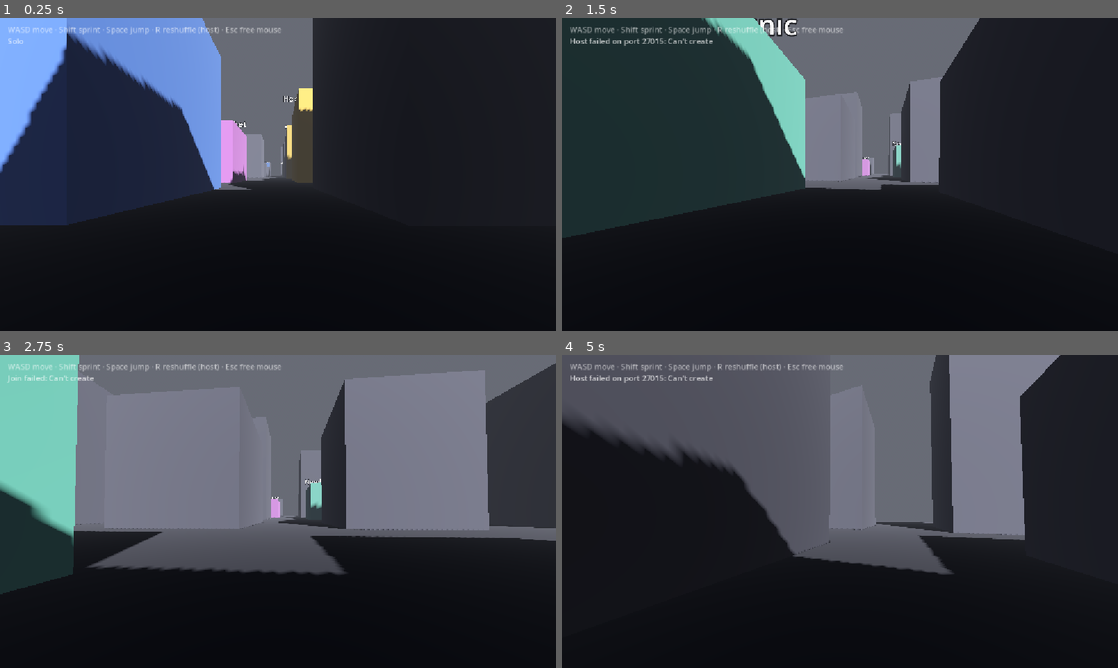
Above: before the commit, frames 1-4 (two rows, left to right).
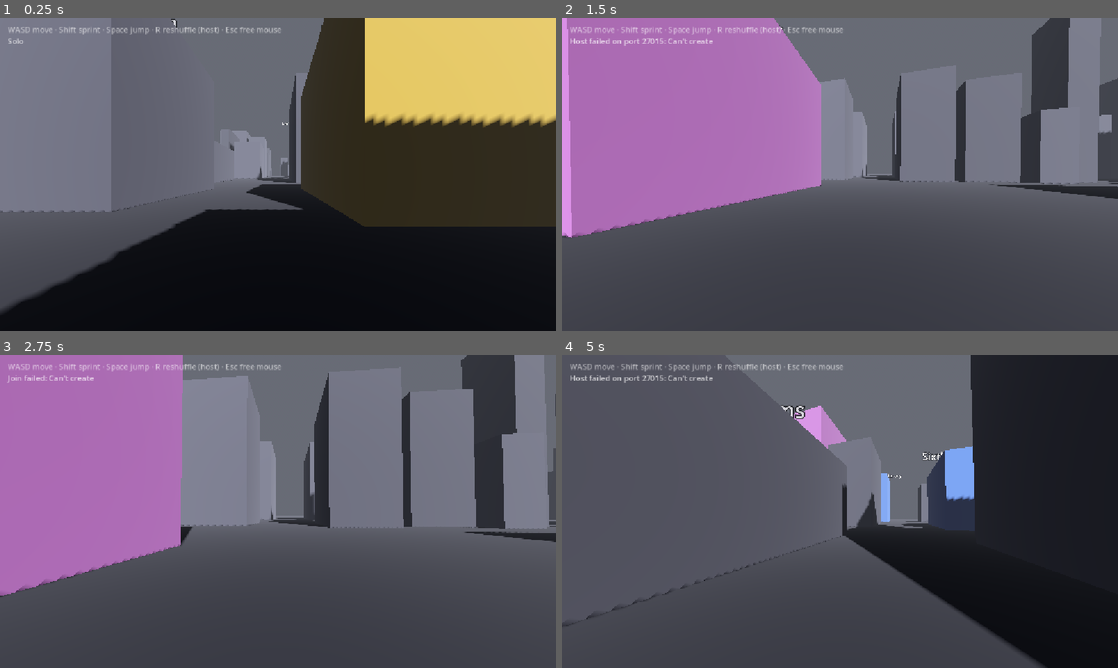
Above: after the commit, the same moments.

Repository: daohhuynh/homeless
Game: Godot game, scene res://main.tscn
Two runs of this game, one before a commit and one after it. Both use one fixed random seed, a clock stepped at 60 frames per second and the inputs below.
Inputs (mouse positions are in pixels of both pictures, inside the frame that each line leads up to):
- Up to frame 1 (0.25 s): no input
- Up to frame 2 (1.5 s): tap Enter at 0.5 s; move the mouse to (867, 174) at 0.52 s; hold W from 0.53 s (still down); tap R at 0.6 s; tap Space at 0.77 s; move the mouse to (812, 174) at 1.27 s; tap H at 1.35 s
- Up to frame 3 (2.75 s): keep holding W; tap Space at 1.52 s; move the mouse to (289, 505) at 2.02 s; tap J at 2.1 s
- Up to frame 4 (5 s): keep holding W; move the mouse to (834, 517) at 2.77 s; tap Shift at 2.85 s; tap Space at 3.02, 3.77, 4.52 s; move the mouse to (878, 514) at 3.52 s; tap R at 3.6 s; move the mouse to (795, 508) at 4.27 s; tap H at 4.35 s

The runs differ from the first frame. In frame 1, 50% of the frame differs, in the area x 0-100%, y 0-95%; in frame 2, 87%, in the area x 0-100%, y 0-100%; in frame 3, 69%; in frame 4, 51%.

Commit message:
city gen

Diff:
--- a/city.gd
+++ b/city.gd
@@ -7,23 +7,22 @@
 ## Array.shuffle() deliberately is not used: it draws from the global RNG,
 ## which is not seeded, and would put different locations on different blocks
 ## for every player.
+##
+## Structure: a grid of rectangular blocks, each column and row drawing its own
+## size. Every block is sliced along its width into lots; a lot may be vacant,
+## and a building may span two adjacent lots. At most one named location per
+## block, so landmarks stay spread out instead of clustering.
 
 var is_built := false
 
 var _rng := RandomNumberGenerator.new()
 var _spawn_points: Array[Vector3] = []
 
-## Block pitch: one buildable cell plus the street on one side of it.
-func _pitch() -> float:
-	return Config.CELL_SIZE + Config.STREET_WIDTH
-
-func _span() -> float:
-	return _pitch() * Config.GRID_SIZE
-
-## Center of block (x, z) in world space.
-func _cell_center(x: int, z: int) -> Vector3:
-	var origin := -_span() * 0.5 + Config.STREET_WIDTH * 0.5 + Config.CELL_SIZE * 0.5
-	return Vector3(origin + x * _pitch(), 0.0, origin + z * _pitch())
+# Per-column and per-row block geometry, in centered world coordinates.
+var _col_x: Array[float] = []   # min X edge of each column
+var _col_w: Array[float] = []
+var _row_z: Array[float] = []   # min Z edge of each row
+var _row_d: Array[float] = []
 
 func build(city_seed: int) -> void:
 	# Detach before freeing: queue_free() is deferred, so the old city would
@@ -32,11 +31,161 @@
 		remove_child(child)
 		child.queue_free()
 	_rng.seed = city_seed
+	_build_grid()
 	_build_ground()
 	_build_blocks()
 	_build_spawn_points()
 	is_built = true
 
+# --- Grid -------------------------------------------------------------------
+## Lay out column widths and row depths, then center the whole thing on origin.
+func _build_grid() -> void:
+	_col_x.clear()
+	_col_w.clear()
+	_row_z.clear()
+	_row_d.clear()
+
+	var x := 0.0
+	for i in Config.GRID_SIZE:
+		var w := _rng.randf_range(Config.BLOCK_MIN_WIDTH, Config.BLOCK_MAX_WIDTH)
+		_col_x.append(x)
+		_col_w.append(w)
+		x += w + Config.STREET_WIDTH
+	var total_x := x - Config.STREET_WIDTH
+
+	var z := 0.0
+	for i in Config.GRID_SIZE:
+		var d := _rng.randf_range(Config.BLOCK_MIN_DEPTH, Config.BLOCK_MAX_DEPTH)
+		_row_z.append(z)
+		_row_d.append(d)
+		z += d + Config.STREET_WIDTH
+	var total_z := z - Config.STREET_WIDTH
+
+	for i in Config.GRID_SIZE:
+		_col_x[i] -= total_x * 0.5
+		_row_z[i] -= total_z * 0.5
+
+func _extent() -> float:
+	var x := _col_x[Config.GRID_SIZE - 1] + _col_w[Config.GRID_SIZE - 1]
+	var z := _row_z[Config.GRID_SIZE - 1] + _row_d[Config.GRID_SIZE - 1]
+	return maxf(x, z) * 2.0
+
+# --- Blocks and lots --------------------------------------------------------
+func _build_blocks() -> void:
+	var total := Config.GRID_SIZE * Config.GRID_SIZE
+
+	var landmarks: Array[Dictionary] = []
+	for row in Config.LOCATIONS:
+		landmarks.append(row)
+	_shuffle(landmarks)
+
+	# Scatter the named locations across distinct blocks.
+	var order: Array[int] = []
+	for i in total:
+		order.append(i)
+	_shuffle(order)
+	var landmark_of := {}
+	for i in mini(landmarks.size(), total):
+		landmark_of[order[i]] = landmarks[i]
+
+	var index := 0
+	for cx in Config.GRID_SIZE:
+		for cz in Config.GRID_SIZE:
+			_build_block(cx, cz, landmark_of.get(index, {}))
+			index += 1
+
+func _build_block(cx: int, cz: int, landmark: Dictionary) -> void:
+	var block_x := _col_x[cx]
+	var block_z := _row_z[cz]
+	var width := _col_w[cx]
+	var depth := _row_d[cz]
+
+	var slots := _slice_into_lots(width)
+	if slots.is_empty():
+		return
+
+	# The landmark takes the widest lot and is never left vacant. A named
+	# location that lost a coin flip or came out a sliver would vanish from the
+	# city entirely, and the game is about finding these places.
+	var landmark_slot := -1
+	if not landmark.is_empty():
+		landmark_slot = 0
+		for i in slots.size():
+			if slots[i].y > slots[landmark_slot].y:
+				landmark_slot = i
+
+	for i in slots.size():
+		var is_landmark := i == landmark_slot
+		var row: Dictionary = landmark if is_landmark \
+			else {"name": _filler_name(), "kind": "block"}
+		var vacant := _rng.randf() < Config.LOT_EMPTY_CHANCE
+		if vacant and not is_landmark:
+			continue
+		_build_on_lot(row, block_x + slots[i].x, slots[i].y, block_z, depth, is_landmark)
+
+## Slice the block width into lots of varying width, merging some adjacent
+## pairs so a building can span two. Returns Vector2(offset, width) per slot.
+func _slice_into_lots(width: float) -> Array[Vector2]:
+	var count := _rng.randi_range(Config.LOTS_MIN, Config.LOTS_MAX)
+
+	var weights: Array[float] = []
+	var total_weight := 0.0
+	for i in count:
+		var w := _rng.randf_range(Config.LOT_WEIGHT_MIN, Config.LOT_WEIGHT_MAX)
+		weights.append(w)
+		total_weight += w
+
+	# Cumulative lot boundaries across the block.
+	var edges: Array[float] = [0.0]
+	var running := 0.0
+	for i in count:
+		running += width * weights[i] / total_weight
+		edges.append(running)
+
+	var slots: Array[Vector2] = []
+	var i := 0
+	while i < count:
+		var span := 1
+		if i + 1 < count and _rng.randf() < Config.LOT_MERGE_CHANCE:
+			span = 2
+		slots.append(Vector2(edges[i], edges[i + span] - edges[i]))
+		i += span
+	return slots
+
+## Place one building inside a lot: inset from the lot lines on each side, set
+## back independently from the two street frontages.
+func _build_on_lot(row: Dictionary, lot_x: float, lot_width: float,
+		block_z: float, block_depth: float, required: bool = false) -> void:
+	var gap_left := _rng.randf_range(Config.LOT_SIDE_GAP_MIN, Config.LOT_SIDE_GAP_MAX)
+	var gap_right := _rng.randf_range(Config.LOT_SIDE_GAP_MIN, Config.LOT_SIDE_GAP_MAX)
+	var build_width := lot_width - gap_left - gap_right
+
+	var front := _rng.randf_range(Config.SETBACK_FRONT_MIN, Config.SETBACK_FRONT_MAX)
+	var rear := _rng.randf_range(Config.SETBACK_REAR_MIN, Config.SETBACK_REAR_MAX)
+	var build_depth := block_depth - front - rear
+
+	# A sliver reads as a glitch; leave the lot vacant instead. A required
+	# building (a named location) instead gives up its gaps to fit.
+	if build_width < Config.LOT_MIN_BUILD_WIDTH:
+		if not required:
+			return
+		build_width = minf(Config.LOT_MIN_BUILD_WIDTH, lot_width)
+		gap_left = (lot_width - build_width) * 0.5
+	if build_depth < Config.LOT_MIN_BUILD_DEPTH:
+		if not required:
+			return
+		build_depth = minf(Config.LOT_MIN_BUILD_DEPTH, block_depth)
+		front = (block_depth - build_depth) * 0.5
+
+	var height := _rng.randf_range(Config.BUILDING_MIN_HEIGHT, Config.BUILDING_MAX_HEIGHT)
+	var center := Vector3(
+		lot_x + gap_left + build_width * 0.5,
+		0.0,
+		block_z + front + build_depth * 0.5
+	)
+	_build_building(row, center, Vector3(build_width, height, build_depth))
+
+# --- Spawns -----------------------------------------------------------------
 ## Distinct street intersections, ordered deterministically so every machine
 ## agrees on which player starts where.
 func spawn_point(index: int) -> Vector3:
@@ -50,19 +199,19 @@
 
 func _build_spawn_points() -> void:
 	var candidates: Array[Vector3] = []
-	var offset := _pitch() * 0.5
-	# Intersections sit between cells, so index 1..GRID_SIZE-1.
+	var half_street := Config.STREET_WIDTH * 0.5
+	# Intersections sit between blocks, so index 1..GRID_SIZE-1.
 	for x in range(1, Config.GRID_SIZE):
 		for z in range(1, Config.GRID_SIZE):
-			var corner := _cell_center(x, z)
 			candidates.append(Vector3(
-				corner.x - offset, Config.PLAYER_HEIGHT, corner.z - offset
+				_col_x[x] - half_street, Config.PLAYER_HEIGHT, _row_z[z] - half_street
 			))
 	_shuffle(candidates)
 	_spawn_points = candidates
 
+# --- Geometry ---------------------------------------------------------------
 func _build_ground() -> void:
-	var size := _span() + Config.GROUND_MARGIN
+	var size := _extent() + Config.GROUND_MARGIN
 
 	var body := StaticBody3D.new()
 	body.name = "Ground"
@@ -85,58 +234,7 @@
 	shape.position.y = -0.5
 	body.add_child(shape)
 
-func _build_blocks() -> void:
-	var rows := _shuffled_rows(Config.GRID_SIZE * Config.GRID_SIZE)
-	var i := 0
-	for x in Config.GRID_SIZE:
-		for z in Config.GRID_SIZE:
-			var row: Dictionary = rows[i]
-			i += 1
-			if row.is_empty():
-				continue  # empty lot
-			_build_building(row, _cell_center(x, z))
-
-## One row per grid cell: every named location appears exactly once, the rest
-## are plausible filler, and some cells are empty lots (an empty Dictionary).
-func _shuffled_rows(count: int) -> Array[Dictionary]:
-	var rows: Array[Dictionary] = []
-	for row in Config.LOCATIONS:
-		rows.append(row)
-	_shuffle(rows)
-	if rows.size() > count:
-		rows.resize(count)
-
-	while rows.size() < count:
-		if _rng.randf() < Config.EMPTY_LOT_CHANCE:
-			rows.append({})
-		else:
-			rows.append({"name": _filler_name(), "kind": "block"})
-
-	# Named locations were front-loaded above; shuffle again so they scatter.
-	_shuffle(rows)
-	return rows
-
-## Seeded Fisher-Yates. See the note at the top about Array.shuffle().
-func _shuffle(arr: Array) -> void:
-	for i in range(arr.size() - 1, 0, -1):
-		var j := _rng.randi_range(0, i)
-		var tmp = arr[i]
-		arr[i] = arr[j]
-		arr[j] = tmp
-
-func _filler_name() -> String:
-	var prefix: String = Config.FILLER_PREFIX[_rng.randi() % Config.FILLER_PREFIX.size()]
-	var suffix: String = Config.FILLER_SUFFIX[_rng.randi() % Config.FILLER_SUFFIX.size()]
-	return "%s %s" % [prefix, suffix]
-
-func _build_building(row: Dictionary, center: Vector3) -> void:
-	var footprint := Vector2(
-		Config.CELL_SIZE - _rng.randf_range(Config.BUILDING_MIN_INSET, Config.BUILDING_MAX_INSET),
-		Config.CELL_SIZE - _rng.randf_range(Config.BUILDING_MIN_INSET, Config.BUILDING_MAX_INSET)
-	)
-	var height := _rng.randf_range(Config.BUILDING_MIN_HEIGHT, Config.BUILDING_MAX_HEIGHT)
-	var size := Vector3(footprint.x, height, footprint.y)
-
+func _build_building(row: Dictionary, center: Vector3, size: Vector3) -> void:
 	var body := StaticBody3D.new()
 	body.name = str(row["name"]).validate_node_name()
 	body.position = center
@@ -150,17 +248,17 @@
 	var base: Color = Config.KIND_COLORS[row["kind"]]
 	mat.albedo_color = base.lerp(Color.BLACK, _rng.randf_range(0.0, 0.2))
 	mesh.material_override = mat
-	mesh.position.y = height * 0.5
+	mesh.position.y = size.y * 0.5
 	body.add_child(mesh)
 
 	var shape := CollisionShape3D.new()
 	var box_shape := BoxShape3D.new()
 	box_shape.size = size
 	shape.shape = box_shape
-	shape.position.y = height * 0.5
+	shape.position.y = size.y * 0.5
 	body.add_child(shape)
 
-	body.add_child(_build_sign(row, height))
+	body.add_child(_build_sign(row, size.y))
 
 func _build_sign(row: Dictionary, height: float) -> Label3D:
 	var is_landmark: bool = row["kind"] != "block"
@@ -183,3 +281,17 @@
 	label.visibility_range_end_margin = range_end * 0.2
 	label.position.y = height + Config.LABEL_HEIGHT_ABOVE_ROOF
 	return label
+
+# --- Helpers ----------------------------------------------------------------
+## Seeded Fisher-Yates. See the note at the top about Array.shuffle().
+func _shuffle(arr: Array) -> void:
+	for i in range(arr.size() - 1, 0, -1):
+		var j := _rng.randi_range(0, i)
+		var tmp = arr[i]
+		arr[i] = arr[j]
+		arr[j] = tmp
+
+func _filler_name() -> String:
+	var prefix: String = Config.FILLER_PREFIX[_rng.randi() % Config.FILLER_PREFIX.size()]
+	var suffix: String = Config.FILLER_SUFFIX[_rng.randi() % Config.FILLER_SUFFIX.size()]
+	return "%s %s" % [prefix, suffix]
--- a/config.gd
+++ b/config.gd
@@ -59,14 +59,40 @@
 const NAME_TAG_RANGE := 90.0
 
 # --- City layout ------------------------------------------------------------
-const GRID_SIZE := 9              # blocks per side
-const CELL_SIZE := 18.0           # footprint a block may build inside
+## Blocks are rectangular and each column/row draws its own size, so the
+## street grid is rectilinear but not uniform.
+const GRID_SIZE := 8              # blocks per side
 const STREET_WIDTH := 10.0        # gap between blocks
+const BLOCK_MIN_WIDTH := 24.0     # block extent along X
+const BLOCK_MAX_WIDTH := 40.0
+const BLOCK_MIN_DEPTH := 14.0     # block extent along Z
+const BLOCK_MAX_DEPTH := 26.0
+
+# --- Lots -------------------------------------------------------------------
+## Each block is sliced along its width into lots. A lot may be empty, and a
+## building may span two adjacent lots.
+const LOTS_MIN := 2
+const LOTS_MAX := 6
+## Relative slice widths, normalized to fill the block. A wider spread makes
+## narrow infill next to broad frontages.
+const LOT_WEIGHT_MIN := 0.5
+const LOT_WEIGHT_MAX := 2.0
+const LOT_EMPTY_CHANCE := 0.15
+const LOT_MERGE_CHANCE := 0.20
+## Gap between a building and its lot line, drawn per side.
+const LOT_SIDE_GAP_MIN := 0.2
+const LOT_SIDE_GAP_MAX := 1.8
+## Distance from the street, drawn per building for each of the two frontages.
+const SETBACK_FRONT_MIN := 0.0
+const SETBACK_FRONT_MAX := 5.0
+const SETBACK_REAR_MIN := 0.0
+const SETBACK_REAR_MAX := 3.5
+## Below these a lot is left vacant rather than built with a sliver.
+const LOT_MIN_BUILD_WIDTH := 3.5
+const LOT_MIN_BUILD_DEPTH := 4.0
+
 const BUILDING_MIN_HEIGHT := 6.0
 const BUILDING_MAX_HEIGHT := 34.0
-const BUILDING_MIN_INSET := 1.0   # shrink footprint so blocks aren't uniform
-const BUILDING_MAX_INSET := 5.0
-const EMPTY_LOT_CHANCE := 0.12
 const GROUND_MARGIN := 60.0
 
 # --- Signage ----------------------------------------------------------------
